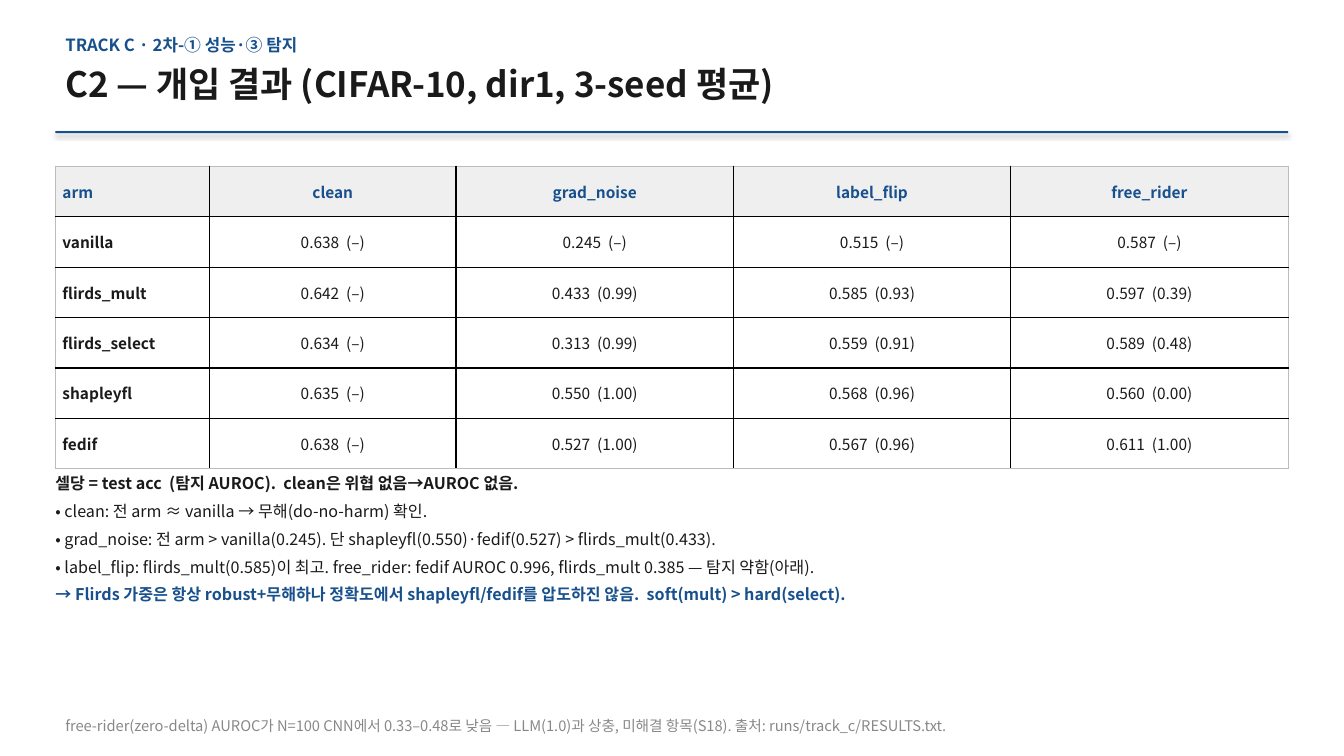
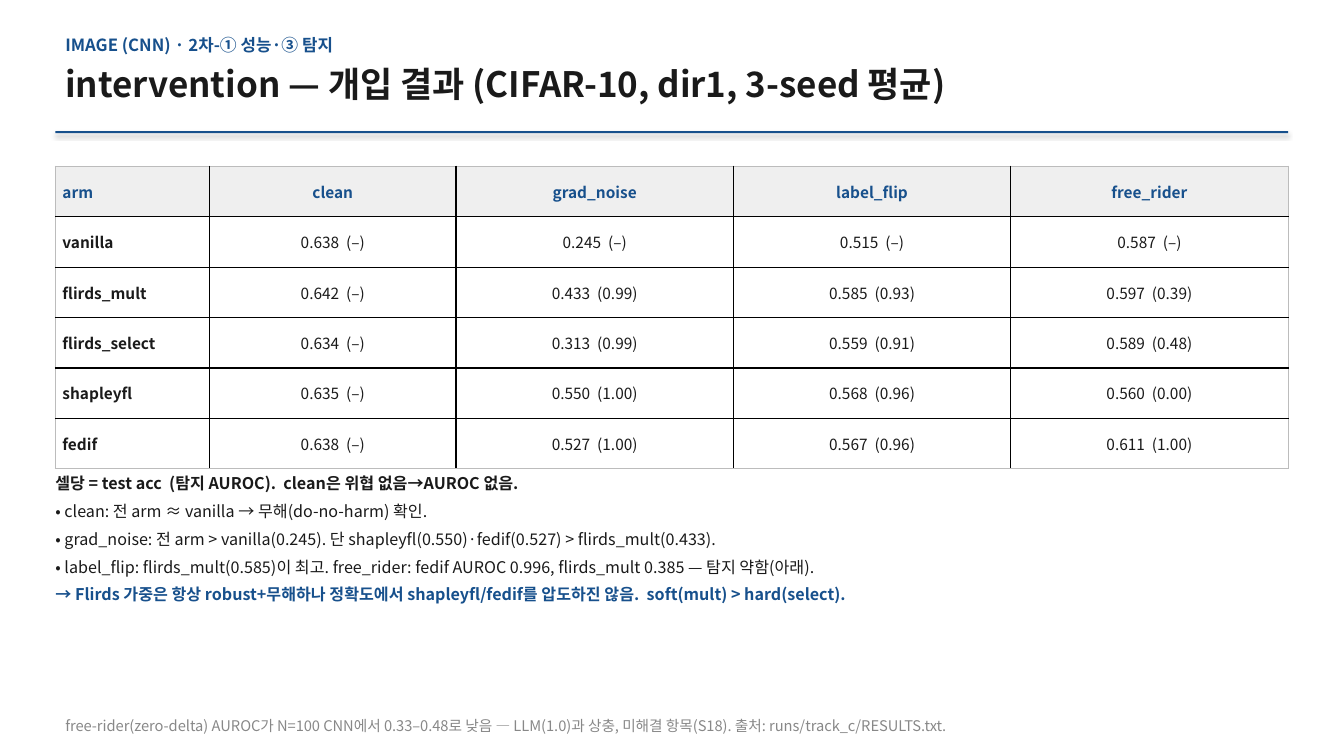
Before and after one commit to YongheeChoi/flirds, a slide deck: slide 8 of research-wiki/presentations/2026-06-results-report/flirds-results-2026-06.pptx. Drawn at 1344x756 pixels with LibreOffice and Linux fonts; fonts in the diff are those of the drawing. Boxes give left, top, right and bottom in pixels: in the first picture for what was removed or moved away, otherwise in the second. Text is boxed around its words. In the diff, an @@ line names an element or a change of style, - is before the commit and + after.

```diff
--- a/research-wiki/presentations/2026-06-results-report/flirds-results-2026-06.pptx
+++ b/research-wiki/presentations/2026-06-results-report/flirds-results-2026-06.pptx
@@ text at [65,36,333,55]: text changed @@
-TRACK C · 2차-① 성능·③ 탐지
+IMAGE (CNN) · 2차-① 성능·③ 탐지
@@ text at [65,67,946,105]: text changed @@
-C2 — 개입 결과 (CIFAR-10, dir1, 3-seed 평균)
+intervention — 개입 결과 (CIFAR-10, dir1, 3-seed 평균)
```
Also in this commit, not shown: 15 other slides changed, 18 other files.
